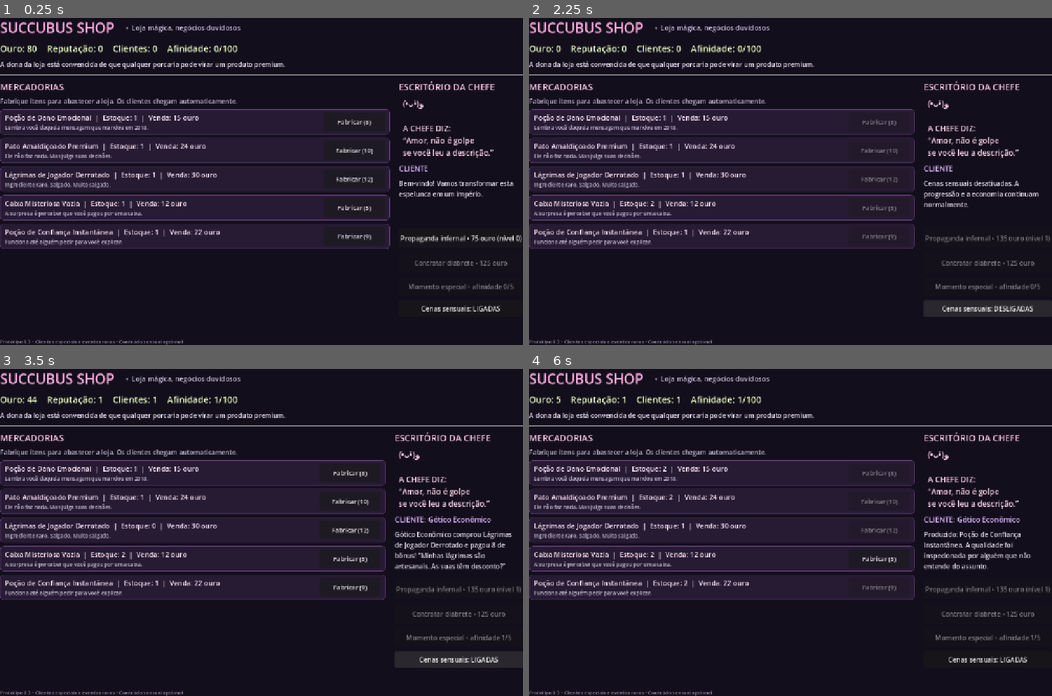
Above: before the commit, frames 1-4 (two rows, left to right).
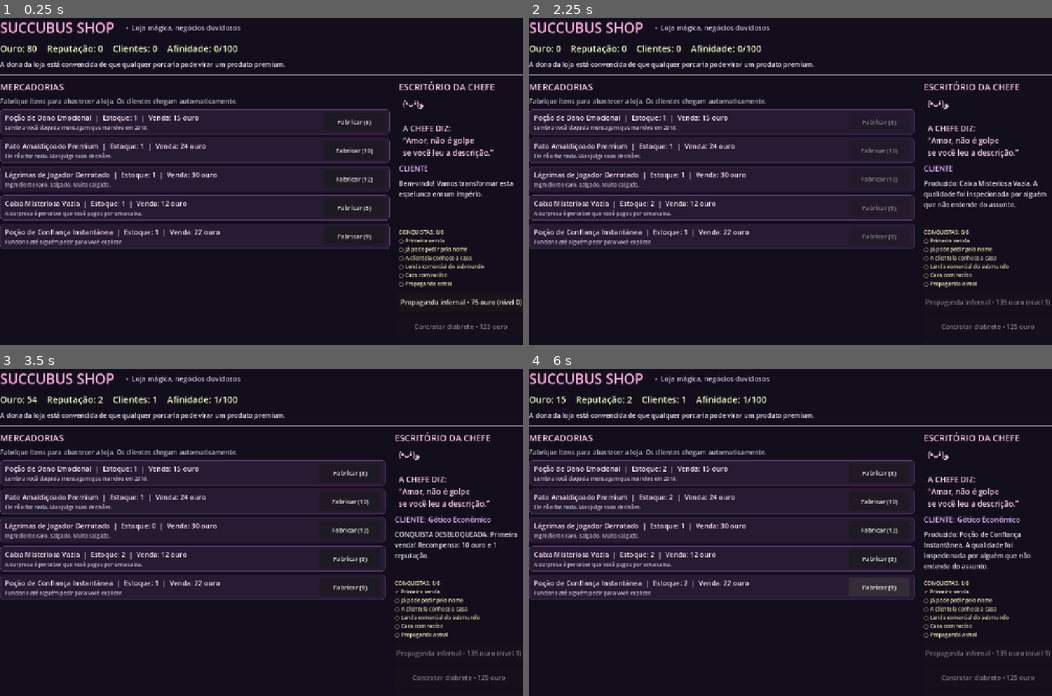
Above: after the commit, the same moments.

Repository: GMGuimaraes/succubus-shop
Game: Godot game, scene res://main.tscn
The game is run twice, just before and just after one commit, with the same random seed, the same clock (stepped at 60 frames per second) and the same inputs.
Inputs (mouse positions are in pixels of both pictures, inside the frame that each line leads up to):
- Up to frame 1 (0.25 s): no input
- Up to frame 2 (2.25 s): click "Propaganda infernal • 75 ouro…" at 0.5 s; click "Fabricar (5)" at 1.25 s; click (989, 309) at 2 s, where only the run before the commit has a clickable "Cenas sensuais: LIGADAS"
- Up to frame 3 (3.5 s): click (460, 660) at 2.75 s, where only the run before the commit has a clickable "Cenas sensuais: DESLIGADAS"
- Up to frame 4 (6 s): click "Fabricar (8)" at 3.5 s; click "Fabricar (10)" at 4.25 s; click "Fabricar (12)" at 5 s; click "Fabricar (9)" at 5.75 s

The runs differ from the first frame. In frame 1, 2.1% of the frame differs, in the area x 0-100%, y 64-100%; in frame 2, 2.9%; in frame 3, 3.2%, in the area x 0-100%, y 8-100%; in frame 4, 2.7%.

Commit message:
Add persistent achievements and reward progression

Diff:
--- a/main.gd
+++ b/main.gd
@@ -12,6 +12,7 @@
 var imp_hired: bool = false
 var ticks: int = 0
 var rare_events_found: int = 0
+var unlocked_achievements: Array[String] = []
 var last_event: String = "Bem-vindo! Vamos transformar esta espelunca em um império."
 
 var products: Array = [
@@ -28,6 +29,7 @@
 var affection_label: Label
 var status_label: Label
 var event_label: Label
+var achievement_label: Label
 var products_box: VBoxContainer
 var craft_buttons: Array = []
 var product_labels: Array = []
@@ -203,6 +205,13 @@
 	event_label.add_theme_color_override("font_color", Color(0.88, 0.85, 0.92))
 	right.add_child(event_label)
 
+	achievement_label = Label.new()
+	achievement_label.custom_minimum_size = Vector2(280, 92)
+	achievement_label.autowrap_mode = TextServer.AUTOWRAP_WORD_SMART
+	achievement_label.add_theme_color_override("font_color", Color(0.91, 0.88, 0.68))
+	achievement_label.add_theme_font_size_override("font_size", 13)
+	right.add_child(achievement_label)
+
 	upgrade_button = Button.new()
 	upgrade_button.custom_minimum_size.y = 48
 	upgrade_button.text = "Comprar propaganda infernal"
@@ -261,6 +270,7 @@
 	gold -= cost
 	ad_level += 1
 	last_event = "Campanha lançada! Agora os clientes pagam mais porque o anúncio tinha letras brilhantes."
+	_check_achievements()
 	_save_game()
 	_refresh_ui()
 
@@ -288,6 +298,7 @@
 	# Eventos raros podem acontecer mesmo quando a loja está sem estoque.
 	if randi() % 100 < 7:
 		_trigger_random_event()
+		_check_achievements()
 		_save_game()
 		_refresh_ui()
 		return
@@ -341,6 +352,7 @@
 		elif affection > 0 and affection % 5 == 0:
 			last_event = "A chefe pisca para você: “Olha só, estamos nos entendendo melhor, querido.”"
 
+	_check_achievements()
 	_save_game()
 	_refresh_ui()
 
@@ -398,6 +410,8 @@
 	customers_label.text = "Clientes: %d" % customers_served
 	affection_label.text = "Afinidade: %d/100" % affection
 	event_label.text = last_event
+	if is_instance_valid(achievement_label):
+		achievement_label.text = _get_achievement_summary()
 	for i in range(products.size()):
 		var item: Dictionary = products[i]
 		product_labels[i].text = "%s  |  Estoque: %d  |  Venda: %d ouro" % [item["name"], item["stock"], item["price"]]
@@ -427,6 +441,7 @@
 	config.set_value("game", "ad_level", ad_level)
 	config.set_value("game", "imp_hired", imp_hired)
 	config.set_value("game", "rare_events_found", rare_events_found)
+	config.set_value("game", "unlocked_achievements", unlocked_achievements)
 	config.set_value("game", "products", products)
 	config.save(SAVE_PATH)
 
@@ -443,10 +458,51 @@
 	ad_level = int(config.get_value("game", "ad_level", ad_level))
 	imp_hired = bool(config.get_value("game", "imp_hired", imp_hired))
 	rare_events_found = int(config.get_value("game", "rare_events_found", rare_events_found))
+	var saved_achievements = config.get_value("game", "unlocked_achievements", [])
+	if saved_achievements is Array:
+		unlocked_achievements.clear()
+		for achievement in saved_achievements:
+			unlocked_achievements.append(str(achievement))
 	var saved_products = config.get_value("game", "products", products)
 	if saved_products is Array and saved_products.size() == products.size():
 		products = saved_products
 
+
+
+func _check_achievements() -> void:
+	var definitions: Array[Dictionary] = [
+		{"id": "first_sale", "name": "Primeira venda", "condition": customers_served >= 1, "gold": 10, "rep": 1},
+		{"id": "regulars_10", "name": "Já pode pedir pelo nome (10 clientes)", "condition": customers_served >= 10, "gold": 25, "rep": 2},
+		{"id": "regulars_25", "name": "A clientela conhece a casa (25)", "condition": customers_served >= 25, "gold": 40, "rep": 3},
+		{"id": "regulars_50", "name": "Lenda comercial do submundo (50)", "condition": customers_served >= 50, "gold": 75, "rep": 5},
+		{"id": "chaos_3", "name": "Caos com recibo (3 eventos raros)", "condition": rare_events_found >= 3, "gold": 35, "rep": 2},
+		{"id": "marketing_3", "name": "Propaganda em todo plano astral (nível 3)", "condition": ad_level >= 3, "gold": 30, "rep": 2}
+	]
+	for achievement in definitions:
+		var achievement_id: String = str(achievement["id"])
+		if bool(achievement["condition"]) and not unlocked_achievements.has(achievement_id):
+			unlocked_achievements.append(achievement_id)
+			gold += int(achievement["gold"])
+			reputation += int(achievement["rep"])
+			last_event = "CONQUISTA DESBLOQUEADA: %s! Recompensa: %d ouro e %d reputação." % [
+				achievement["name"], achievement["gold"], achievement["rep"]
+			]
+
+
+func _get_achievement_summary() -> String:
+	var names := {
+		"first_sale": "Primeira venda",
+		"regulars_10": "Já pode pedir pelo nome",
+		"regulars_25": "A clientela conhece a casa",
+		"regulars_50": "Lenda comercial do submundo",
+		"chaos_3": "Caos com recibo",
+		"marketing_3": "Propaganda astral"
+	}
+	var lines: Array[String] = ["CONQUISTAS: %d/6" % unlocked_achievements.size()]
+	for achievement_id in names.keys():
+		var marker := "✓" if unlocked_achievements.has(achievement_id) else "○"
+		lines.append("%s %s" % [marker, names[achievement_id]])
+	return "\n".join(lines)
 
 func _show_private_moment() -> void:
 	if affection < 5:
